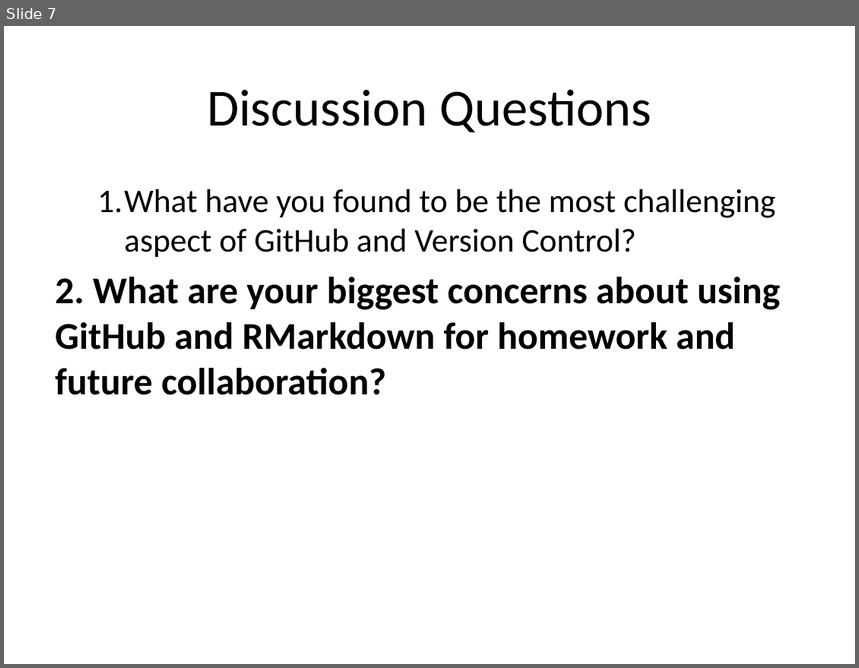
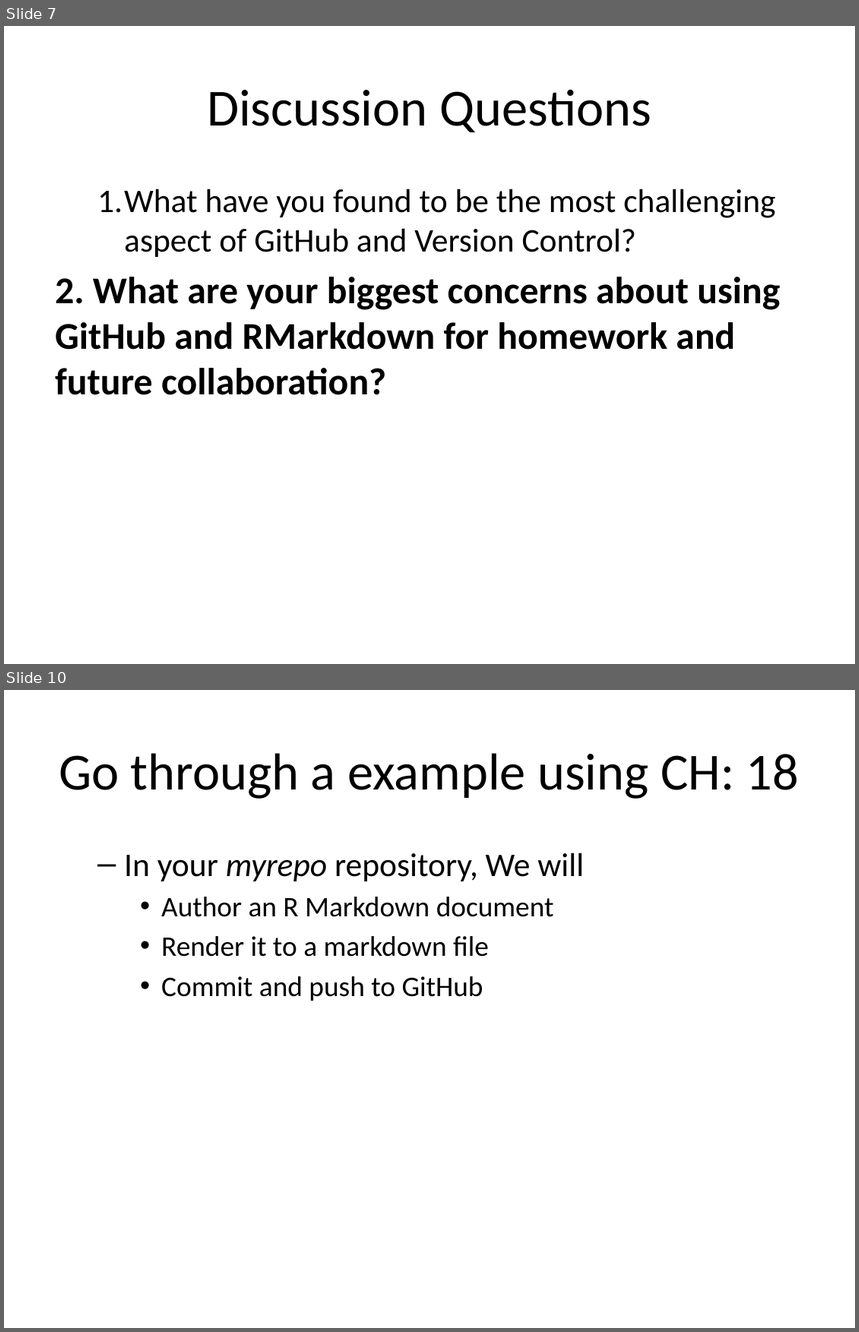
Before and after one commit to bjkamrat/myrepo, a slide deck: Github_week_pres2.pptx. Shown one above the other, each under a label of ours: slide 7 before the commit, slides 7 and 10 after it; the slides between them are not shown. The pictures are 859x668 and 859x1332 pixels, drawn with LibreOffice and Linux fonts; fonts in the diff are those of the drawing. Boxes give left, top, right and bottom in pixels: in the first picture for what was removed or moved away, otherwise in the second. Text is boxed around its words. In the diff, an @@ line names an element or a change of style, - is before the commit and + after.

```diff
--- a/Github_week_pres2.pptx
+++ b/Github_week_pres2.pptx
@@ slide 10 added at box(4, 690, 855, 1328), background #FFFFFF @@
@@ title added at box(59, 753, 799, 799), 44 pt, text #000000 @@
+Go through a example using CH: 18
@@ text added at box(124, 853, 584, 1001), 24 pt, text #000000 @@
+  – In your myrepo repository, We will
+    • Author an R Markdown document
+    • Render it to a markdown file
+    • Commit and push to GitHub
```
Also in this commit, not shown: 3 slides changed, 15 other slides added, 9 other files.
